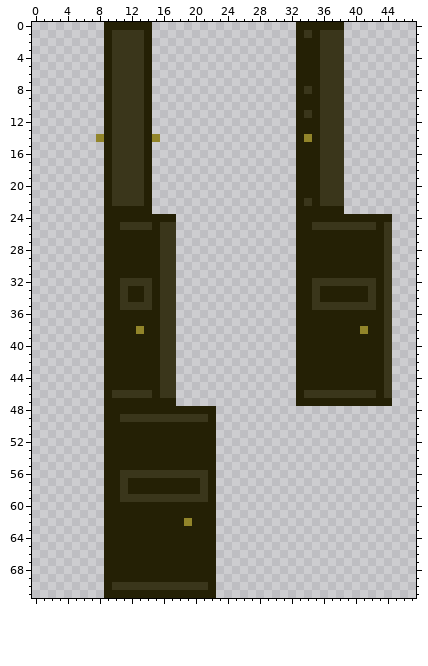
Sprite sheet -- assets/door.png. The picture above was drawn from the file before the commit.
The file is 240x360 pixels, drawn in blocks of 5x5; one block is one cell here.
After the commit:
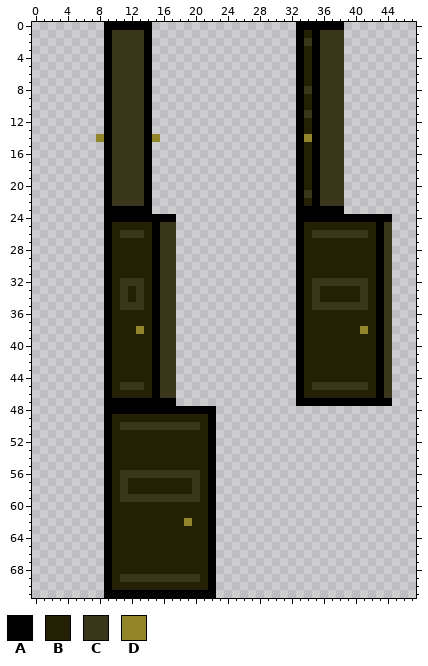
Palette (. is transparent): A #000000  B #242005  C #3a361b  D #92852a
The commit says: Add outlines to doors and add background
Changes in this commit:
Changed rows in their new state; - is an unchanged pixel.
first column x 9:
 0 AAAAAA------------------AAAAAA------
 1 A----A------------------ABA---------
 2 A----A------------------ACA---------
 3 A----A------------------A-A---------
 4 A----A------------------A-A---------
 5 A----A------------------A-A---------
 6 A----A------------------A-A---------
 7 A----A------------------A-A---------
 8 A----A------------------A-A---------
 9 A----A------------------A-A---------
10 A----A------------------A-A---------
11 A----A------------------A-A---------
12 A----A------------------A-A---------
13 A----A------------------A-A---------
14 A----A------------------A-A---------
15 A----A------------------A-A---------
16 A----A------------------A-A---------
17 A----A------------------A-A---------
18 A----A------------------A-A---------
19 A----A------------------A-A---------
20 A----A------------------A-A---------
21 A----A------------------ACA---------
22 A----A------------------ABA---------
23 AAAAAA------------------AAAAAA------
24 AAAAAAAAA---------------AAAAAAAAAAAA
25 A-BBBBA-----------------A-BBBBBBBBA-
26 A-CCC-A-----------------A-CCCCCCC-A-
27 A-----A-----------------A---------A-
28 A-----A-----------------A---------A-
29 A-----A-----------------A---------A-
30 A-----A-----------------A---------A-
31 A-----A-----------------A---------A-
32 A----BA-----------------A--------BA-
33 A---CBA-----------------A-------CBA-
34 A---CBA-----------------A-------CBA-
35 A----BA-----------------A--------BA-
36 A-----A-----------------A---------A-
37 A-----A-----------------A---------A-
38 A-----A-----------------A---------A-
39 A-----A-----------------A---------A-
40 A-----A-----------------A---------A-
41 A-----A-----------------A---------A-
42 A-----A-----------------A---------A-
43 A-----A-----------------A---------A-
44 A-----A-----------------A---------A-
45 A-CCC-A-----------------A-CCCCCCC-A-
46 ABBBBBA-----------------ABBBBBBBBBA-
47 AAAAAAAAA---------------AAAAAAAAAAAA
48 AAAAAAAAAAAAAA----------------------
49 A-BBBBBBBBBBBA----------------------
50 A-CCCCCCCCCC-A----------------------
51 A------------A----------------------
52 A------------A----------------------
53 A------------A----------------------
54 A------------A----------------------
55 A------------A----------------------
56 A-----------BA----------------------
57 A----------CBA----------------------
58 A----------CBA----------------------
59 A-----------BA----------------------
60 A------------A----------------------
61 A------------A----------------------
62 A------------A----------------------
63 A------------A----------------------
64 A------------A----------------------
65 A------------A----------------------
66 A------------A----------------------
67 A------------A----------------------
68 A------------A----------------------
69 A-CCCCCCCCCC-A----------------------
70 ABBBBBBBBBBBBA----------------------
71 AAAAAAAAAAAAAA----------------------
Where, in picture pixels (left, top, right, bottom), the same in both pictures:
changed: (104, 22, 216, 598)
changed: (296, 22, 392, 406)
